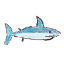
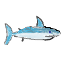
The second 64 × 64 image is a revision of the first. Changes to its layers:
painted on "Pasted Layer" over box(18, 24, 60, 33)
